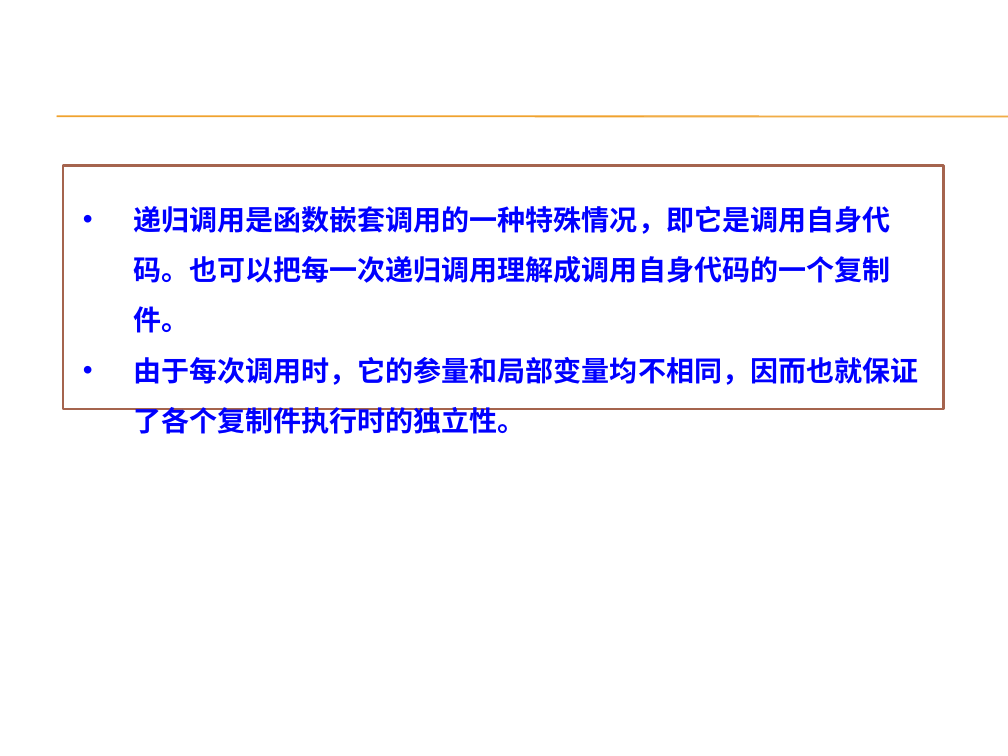
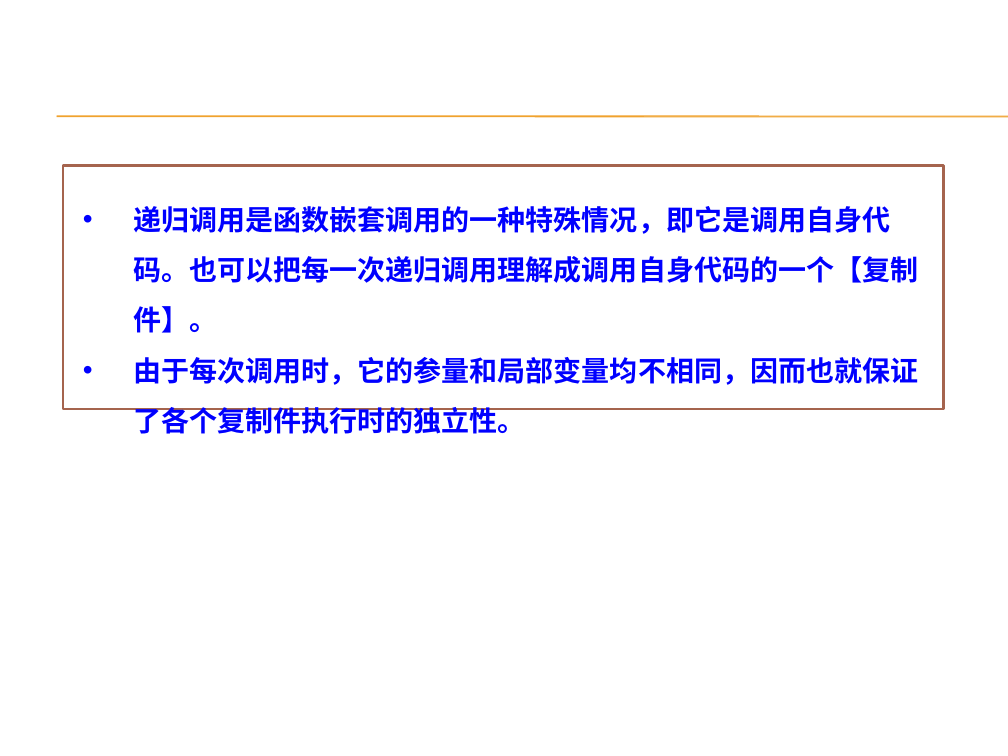
Before and after one commit to AllenW1116/Cpp-algorithm, a slide deck: slide 16 of 课程ppt/第2章 递归算法设计技术.pptx. Drawn at 1008x756 pixels with LibreOffice and Linux fonts; fonts in the diff are those of the drawing; background and template pictures are left out. Boxes give left, top, right and bottom in pixels: in the first picture for what was removed or moved away, otherwise in the second. Text is boxed around its words. In the diff, an @@ line names an element or a change of style, - is before the commit and + after.

```diff
--- a/课程ppt/第2章 递归算法设计技术.pptx
+++ b/课程ppt/第2章 递归算法设计技术.pptx
@@ text in rectangle at (x1=133, y1=206, x2=918, y2=333): text changed @@
-• 递归调用是函数嵌套调用的一种特殊情况，即它是调用自身代码。也可以把每一次递归调用理解成调用自身代码的一个复制件。
+• 递归调用是函数嵌套调用的一种特殊情况，即它是调用自身代码。也可以把每一次递归调用理解成调用自身代码的一个【复制件】。
```
Also in this commit, not shown: 4 other slides changed, 11 slides removed, 13 other files.
